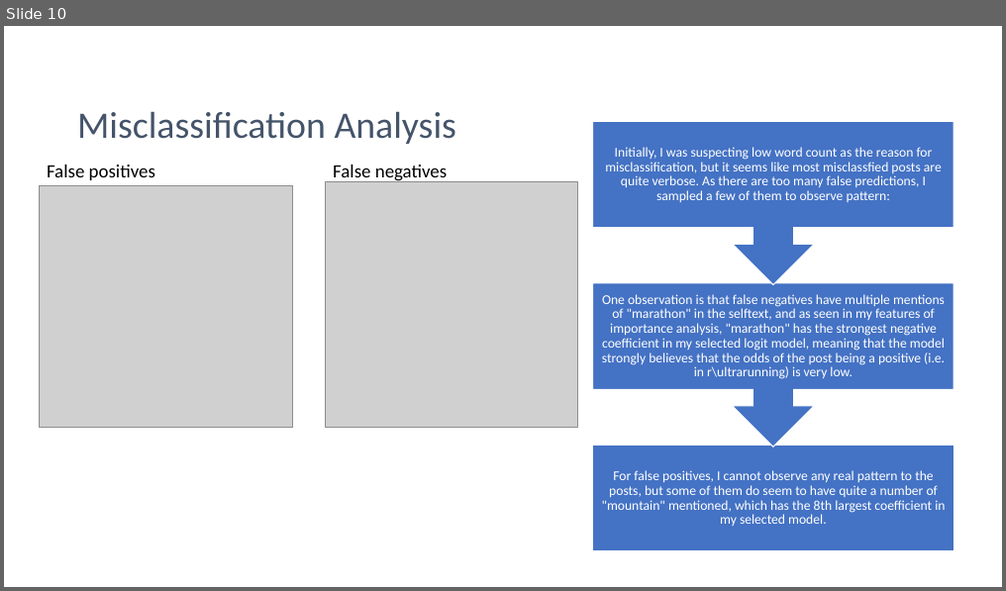
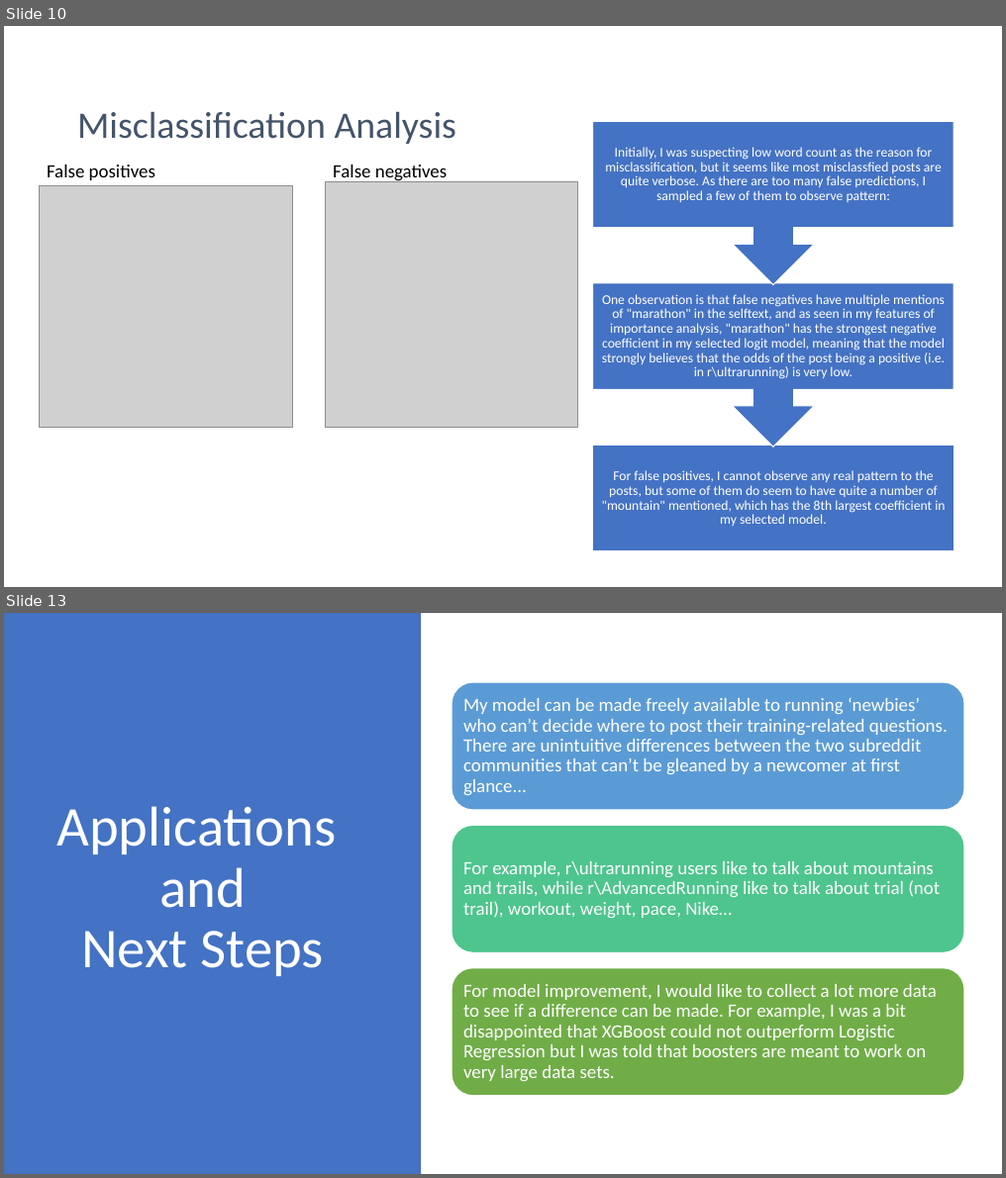
Before and after one commit to ngwtl/DSI-SG-24-projects, a slide deck: project_3/ethan-project-3-presentation.pptx. Shown one above the other, each under a label of ours: slide 10 before the commit, slides 10 and 13 after it; the slides between them are not shown. The pictures are 1006x591 and 1006x1178 pixels, drawn with LibreOffice and Linux fonts; fonts in the diff are those of the drawing; grey boxes stand for pictures. Boxes give left, top, right and bottom in pixels: in the first picture for what was removed or moved away, otherwise in the second. Text is boxed around its words. In the diff, an @@ line names an element or a change of style, - is before the commit and + after.

Commit message:
Update presentation for applications and next steps

```diff
--- a/project_3/ethan-project-3-presentation.pptx
+++ b/project_3/ethan-project-3-presentation.pptx
@@ slide 13 added at (4,613,1002,1174), background #FFFFFF @@
@@ rectangle added at (4,613,421,1174), fill #4472C4 @@
@@ title added at (56,806,336,976), 54 pt, text #FFFFFF @@
+Applications
+and
+Next Steps
@@ group added at (451,682,964,1096): 3 rounded rectangles, 3 texts @@
+My model can be made freely available to running ‘newbies’ who can’t decide where to post their training-related questions. There are unintuitive differences between the two subreddit communities that can’t be gleaned by a newcomer at first glance...
+For example, r\ultrarunning users like to talk about mountains and trails, while r\AdvancedRunning like to talk about trial (not trail), workout, weight, pace, Nike…
+For model improvement, I would like to collect a lot more data to see if a difference can be made. For example, I was a bit disappointed that XGBoost could not outperform Logistic Regression but I was told that boosters are meant to work on very large data sets.
```
Also in this commit, not shown: 7 slides changed.
